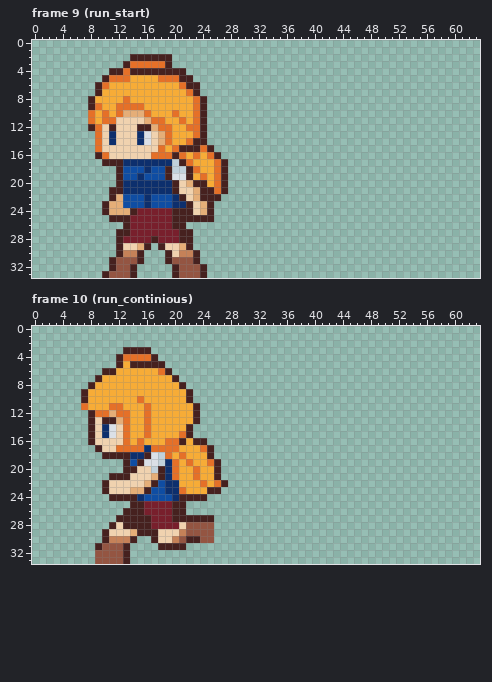
One commit to this pixel-art file: Sprites/MC-General.aseprite. Above: the version before the commit.
64x34 pixels, 33 frames. Shown: frame 9 (run_start), frame 10 (run_continious). The commit also changed other frames, which this record leaves out.
Now the later version:
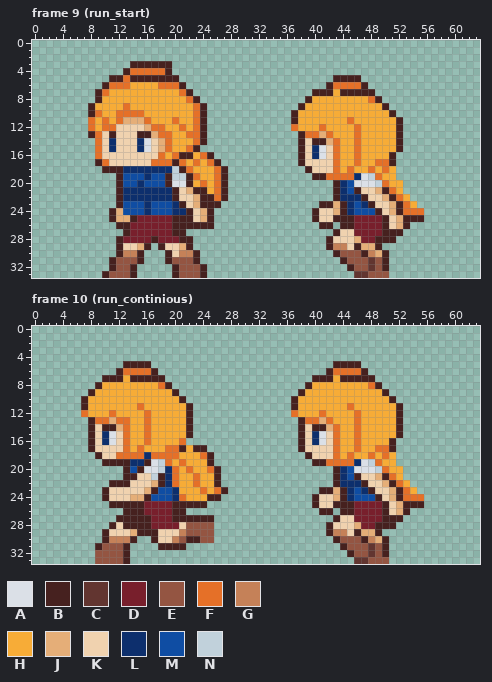
Palette (. is transparent): A #dbe0e7  B #46211f  C #623530  D #781f2c  E #945542  F #e57028  G #c58158  H #f7ac37  J #e5ae78  K #f0d2af  L #0d2f6d  M #0f4da3  N #c1d1db
Diff:
layer "refer" now shown
Changed rows in their new state; - is an unchanged pixel.
Frame 9 (run_start), layers "refer", "oldbody":
first column x 8:
 2 ------......------------------------------------
 3 -----.BBBBB-------------------------------------
 4 ---..BFFFFF-..----------------------------------
 5 --.BB-BBBBBBB..--------------------BBBB---------
 6 -.BFFF----FFFB..------------------BFFFFB--------
 7 --F----------FB.----------------BBBHBBBBB-------
 8 .B---H--------FB.--------------BHHHHHHHHFB------
 9 -H--H-HH----------------------BHHHHHHHHHHHB-----
10 BFH--FFFH---H----------------BHHHHHHHHHHHHHB----
11 ---HFJJJFHH-FH---------------BHHHHHHHFHHHHHHB---
12 FHFF---KJF-H-FH--------------FHHHFHHHHFHHHHHB---
13 B--B---BBJF---F---------------BFFJFHHHFHHHHHB---
14 --------------HF--------------BKBBJFHHFHHHHHB---
15 ---L---LA-JFHHF-..------------BKLAKFHHFHHHHHB---
16 -FK------K-HFBBHFB.-----------BKLAKFHHFHHHHB----
17 -BFKKKKKKFFFBFHF-FB.----------BKKKKFHHFHHFFB----
18 --BB-LLL-LLL-BFH---------------BKKKFHFHHFHFH----
19 -------ML---NN-FH---------------BBFFFFLANFHH----
20 -----MM-MMMBAABHF------------------BLMAAANFHH---
21 ---.----------JB-H-----------------BLMBKKJBFH---
22 ---.BLLL-LLLBK----FB---------------BLLLBKKJBFH--
23 --..B--------BKJB-B--------------BBJBLMLBKKJBFH-
24 --.B-MMMLMMMLL------------------BKKJBLMMMBKJBFFF
25 ----JJB--------KJ---------------BKKBBBDDDDBKJBBB
26 ----B---------BBBB---------------BB-BBDDDDBKJB--
27 ----.-------B-.--------------------BKKDDDDBBB---
28 ----------------------------------BKKKJDDBBB----
29 ----------------------------------BGGKBJJB------
30 -----------------------------------BEEEBGJB-----
31 ------------------------------------BEEECEB-----
32 -------------------------------------BEECEB-----
33 --------------------------------------CCEEE-----
Frame 10 (run_continious), layers "refer", "oldbody":
first column x 7:
 3 ------....---------------------------------------
 4 -----......--------------------------------------
 5 -----.B---..------------------------BBBB---------
 6 ---..BFFFFB..----------------------BFFFFB--------
 7 --.BBB-BBBBB..-------------------BBBHBBBBB-------
 8 -.B--------FB..-----------------BHHHHHHHHFB------
 9 .B-----------B..---------------BHHHHHHHHHHHB-----
10 --------H-----B.--------------BHHHHHHHHHHHHHB----
11 B---HH--FH-----B.-------------BHHHHHHHFHHHHHHB---
12 FHHHFHH--------B.-------------FHHHFHHHHFHHHHHB---
13 --FFJF---------B.--------------BFFJFHHHFHHHHHB---
14 ---BBJ-------------------------BKBBJFHHFHHHHHB---
15 --------------H----------------BKLAKFHHFHHHHHB---
16 ---LA---HF--HHF...-------------BKLAKFHHFHHHHB----
17 -BK--K-H-HHH--B-BB.------------BKKKKFHHFHHFFB----
18 --BKKFFFFLFF-FH--F--------------BKKKFHFHHFHFH----
19 ---BBB-LLB--FHFH--B.-------------BBFFFFLANFHH----
20 -------MBAAN---FH-F-----------------BLMAAANFHH---
21 ----..-B--N-------------------------BLMBKKJBFH---
22 ---.BBB--KJB-F--FH-B.---------------BLLLBKKJBFH--
23 -------KKJB-M-H--FHFB-------------BBJBLMLBKKJBFH-
24 ---BKKKJJB----FHHHBB-------------BKKJBLMMMBKJBFFF
25 ----BBB--------BBB---------------BKKBBBDDDDBKJBBB
26 ----------------------------------BB-BBDDDDBKJB--
27 ------------------------------------BKKDDDDBBB---
28 -----------------------------------BKKKJDDBBB----
29 -----------------------------------BGGKBJJB------
30 ------------------------------------BEEEBGJB-----
31 -------------------------------------BEEECEB-----
32 --------------------------------------BEECEB-----
33 ---------------------------------------CCEEE-----
Changed places in both pictures, as pixel boxes (x1, y1, x2, y2):
changed: (88, 54, 228, 236)
added: (291, 75, 424, 278)
changed: (81, 347, 228, 508)
added: (291, 361, 424, 564)
